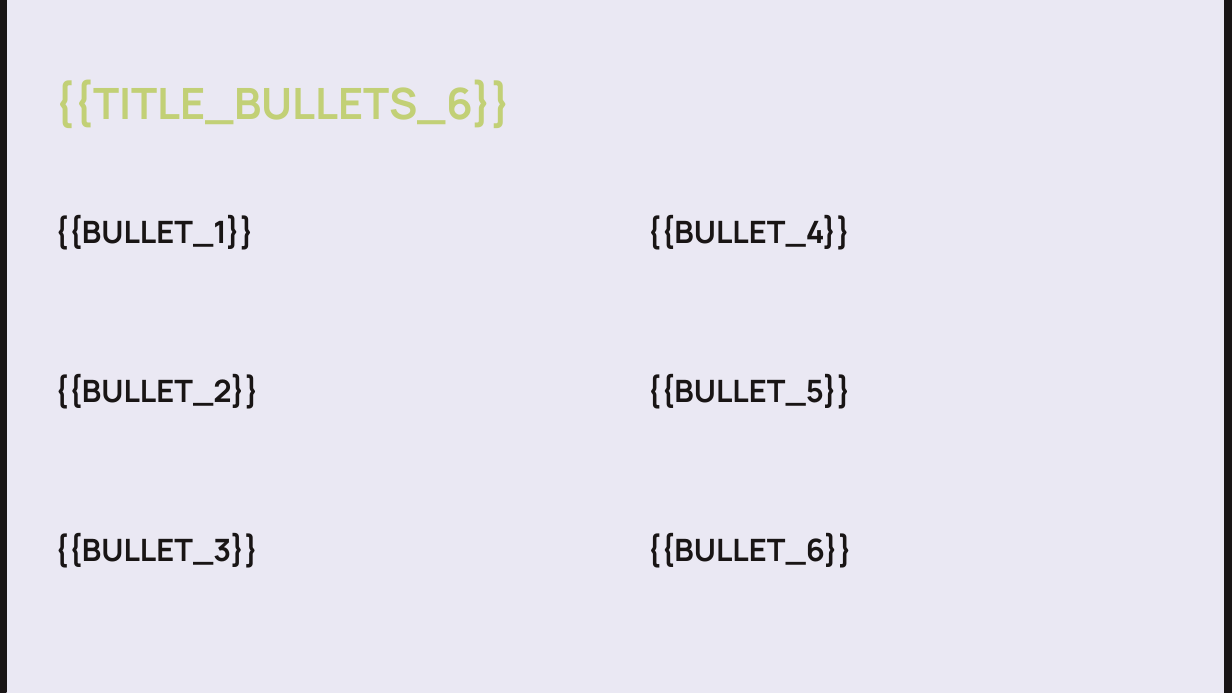
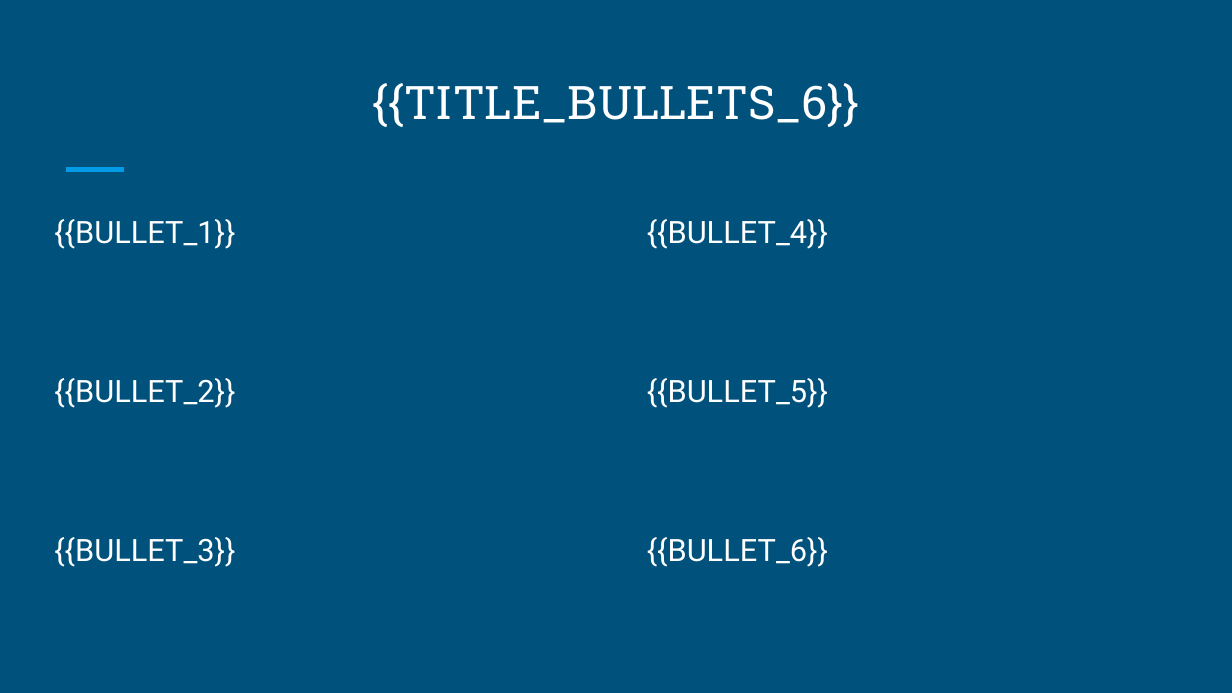
Before and after one commit to andreidiakov/Hack_Axenix_AI_presentation, a slide deck: slide 2 of template.pptx. Drawn at 1232x693 pixels with LibreOffice and Linux fonts; fonts in the diff are those of the drawing. Boxes give left, top, right and bottom in pixels: in the first picture for what was removed or moved away, otherwise in the second. Text is boxed around its words. In the diff, an @@ line names an element or a change of style, - is before the commit and + after.

```diff
--- a/template.pptx
+++ b/template.pptx
@@ background #EAE8F3 to #00517C @@
@@ rectangle removed at (x1=0, y1=0, x2=6, y2=691) @@
@@ rectangle removed at (x1=1225, y1=0, x2=1232, y2=692) @@
@@ title "{{TITLE_BULLETS_6}}" at (x1=373, y1=83, x2=860, y2=127): size 25.2 to 27 pt, font Manrope to Roboto Slab, text colour #C2D076 to #FFFFFF, bold off; alignment left to centre; vertical alignment top to bottom @@
@@ line added from (67, 170) to (123, 170), #039BE5 3 pt @@
@@ font Manrope to Roboto, text colour #191515 to #FFFFFF, bold off; more space between paragraphs in 6 elements at (x1=54, y1=219, x2=235, y2=249), (x1=54, y1=378, x2=235, y2=408), (x1=647, y1=219, x2=828, y2=249), (x1=647, y1=378, x2=828, y2=408), (x1=54, y1=537, x2=235, y2=567), (x1=647, y1=537, x2=828, y2=567) @@
```
Also in this commit, not shown: 8 other slides changed, 8 other files.
